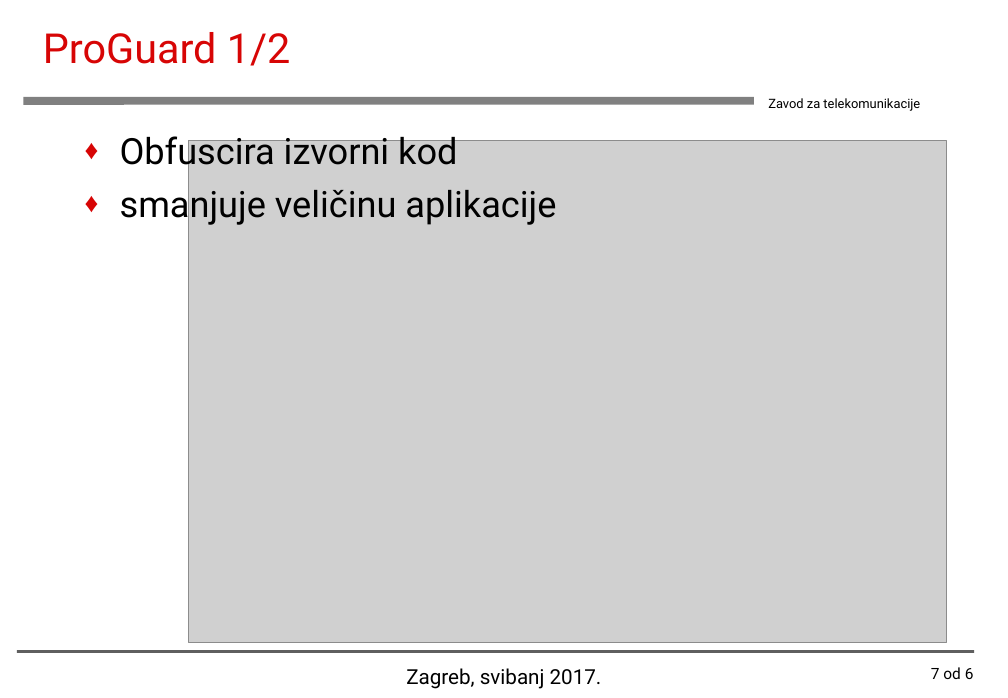
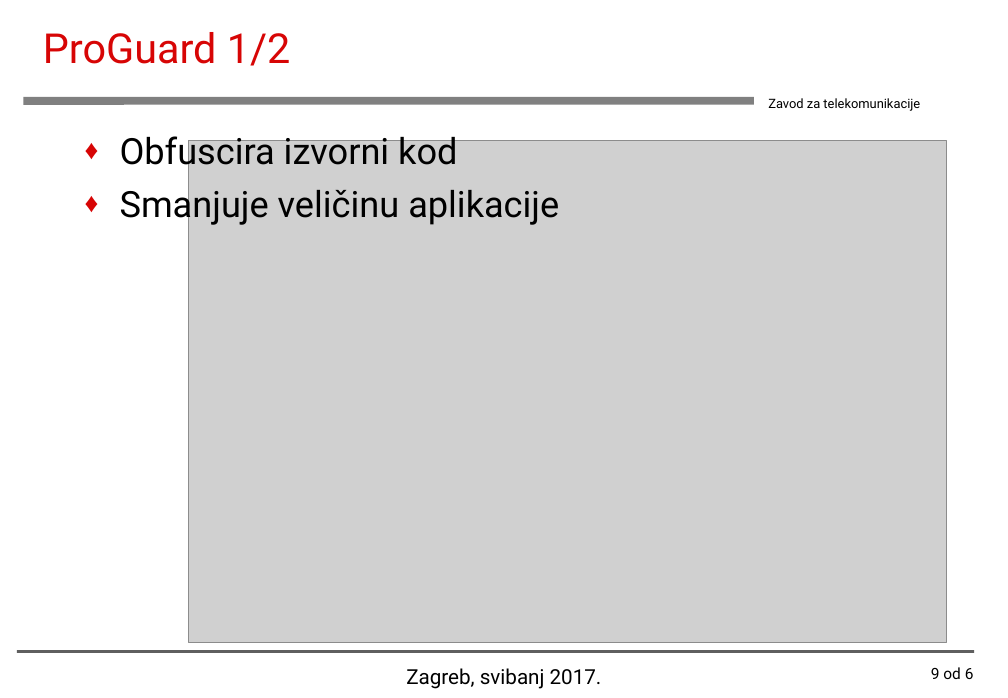
Before and after one commit to MatejVukosav/Security-in-Android-operating-system, a slide deck: slide 9 of Matej_Vukosav_Diplomski_Seminar[2017].ppt (slide 7 before the commit). Drawn at 1008x698 pixels with LibreOffice and Linux fonts; fonts in the diff are those of the drawing; grey boxes stand for pictures; background and template pictures are left out. Boxes give left, top, right and bottom in pixels: in the first picture for what was removed or moved away, otherwise in the second. Text is boxed around its words. In the diff, an @@ line names an element or a change of style, - is before the commit and + after.

```diff
--- a/Matej_Vukosav_Diplomski_Seminar[2017].ppt
+++ b/Matej_Vukosav_Diplomski_Seminar[2017].ppt
@@ text at (x1=120, y1=183, x2=559, y2=226): text changed @@
-♦ smanjuje veličinu aplikacije
+♦ Smanjuje veličinu aplikacije
@@ page number at (x1=931, y1=667, x2=974, y2=679): text changed @@
-7 od 6
+9 od 6
```
Also in this commit, not shown: 5 other slides changed, 4 slides added, 3 other files.
